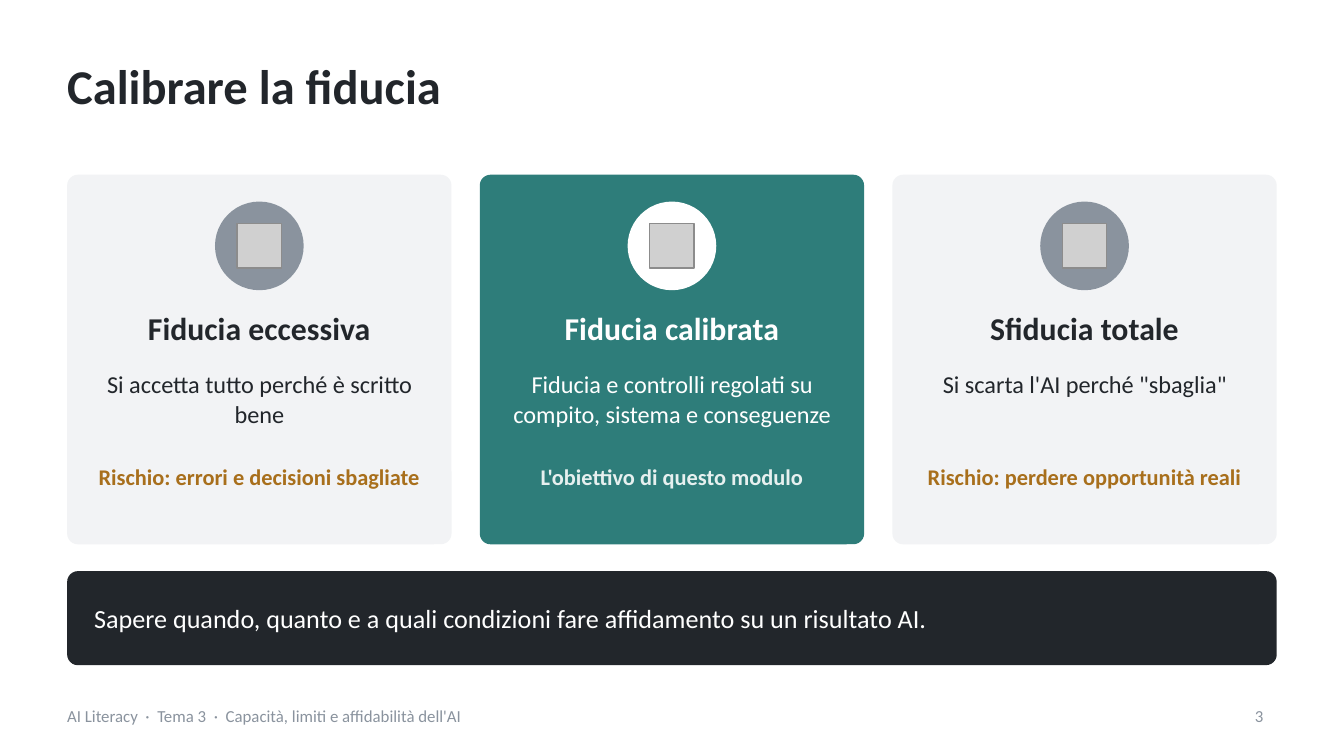
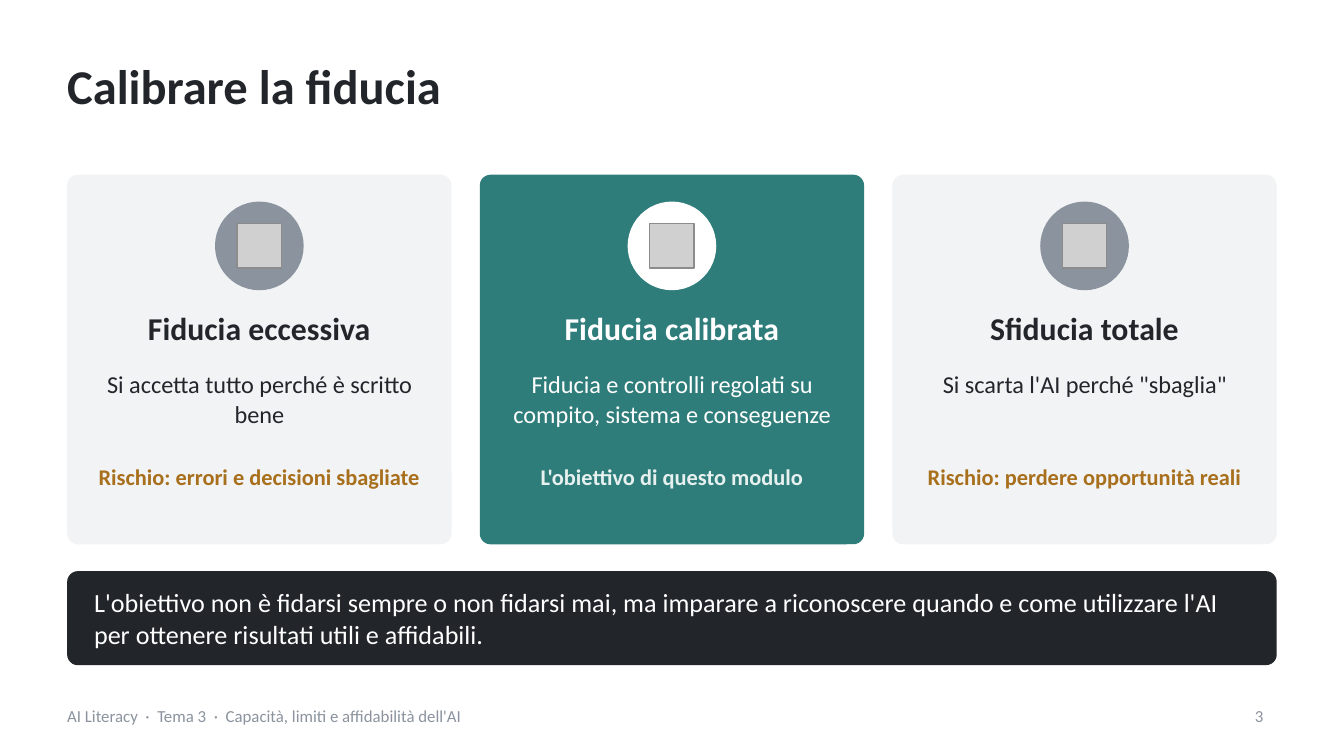
Before and after one commit to NetAi-IT/Formazione-AI-Literacy-Official, a slide deck: slide 3 of Base/Tema3_Capacita_limiti_affidabilita_AI.pptx. Drawn at 1344x756 pixels with LibreOffice and Linux fonts; fonts in the diff are those of the drawing; grey boxes stand for pictures. Boxes give left, top, right and bottom in pixels: in the first picture for what was removed or moved away, otherwise in the second. Text is boxed around its words. In the diff, an @@ line names an element or a change of style, - is before the commit and + after.

```diff
--- a/Base/Tema3_Capacita_limiti_affidabilita_AI.pptx
+++ b/Base/Tema3_Capacita_limiti_affidabilita_AI.pptx
@@ text at bbox=[94, 594, 1217, 649]: text changed @@
-Sapere quando, quanto e a quali condizioni fare affidamento su un risultato AI.
+L'obiettivo non è fidarsi sempre o non fidarsi mai, ma imparare a riconoscere quando e come utilizzare l'AI per ottenere risultati utili e affidabili.
```
Also in this commit, not shown: 29 other slides changed, 1 other file.
